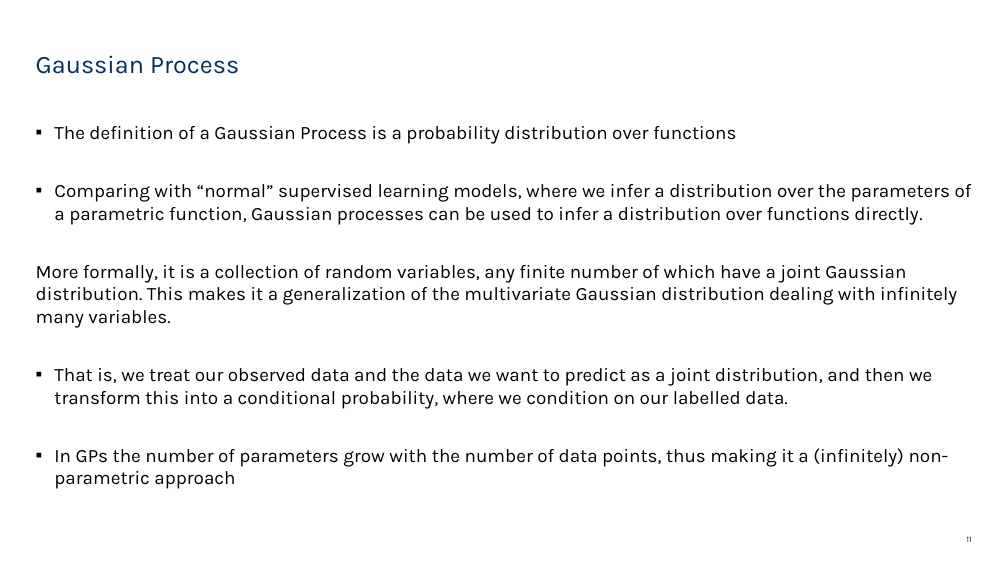
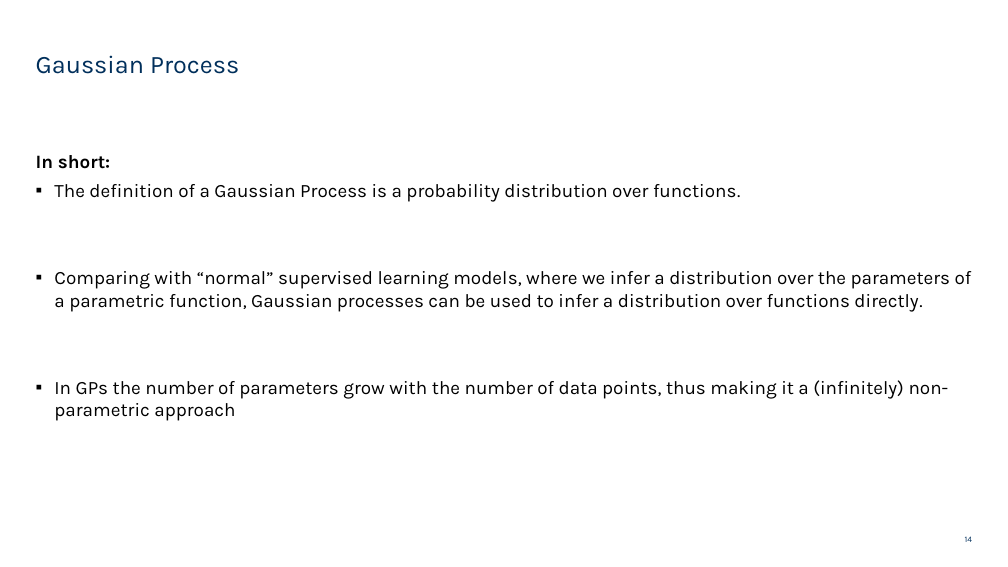
Before and after one commit to holmdk/gaussian_solar_project, a slide deck: slide 14 of presentation/gauss_processes.pptx (slide 11 before the commit). Drawn at 1008x567 pixels with LibreOffice and Linux fonts; fonts in the diff are those of the drawing; background and template pictures are left out. Boxes give left, top, right and bottom in pixels: in the first picture for what was removed or moved away, otherwise in the second. Text is boxed around its words. In the diff, an @@ line names an element or a change of style, - is before the commit and + after.

```diff
--- a/presentation/gauss_processes.pptx
+++ b/presentation/gauss_processes.pptx
@@ text at [36,155,740,202]: text changed @@
-▪ The definition of a Gaussian Process is a probability distribution over functions
+In short:
+▪ The definition of a Gaussian Process is a probability distribution over functions.
@@ text at [36,265,957,409]: paragraphs removed @@
-More formally, it is a collection of random variables, any finite number of which have a joint Gaussian distribution. This makes it a generalization of the multivariate Gaussian distribution dealing with infinitely many variables.
-▪ That is, we treat our observed data and the data we want to predict as a joint distribution, and then we transform this into a conditional probability, where we condition on our labelled data.
@@ page number at [965,536,972,542]: text changed @@
-11
+14
```
Also in this commit, not shown: 5 other slides changed, 14 slides added, 3 slides removed, 5 other files.
